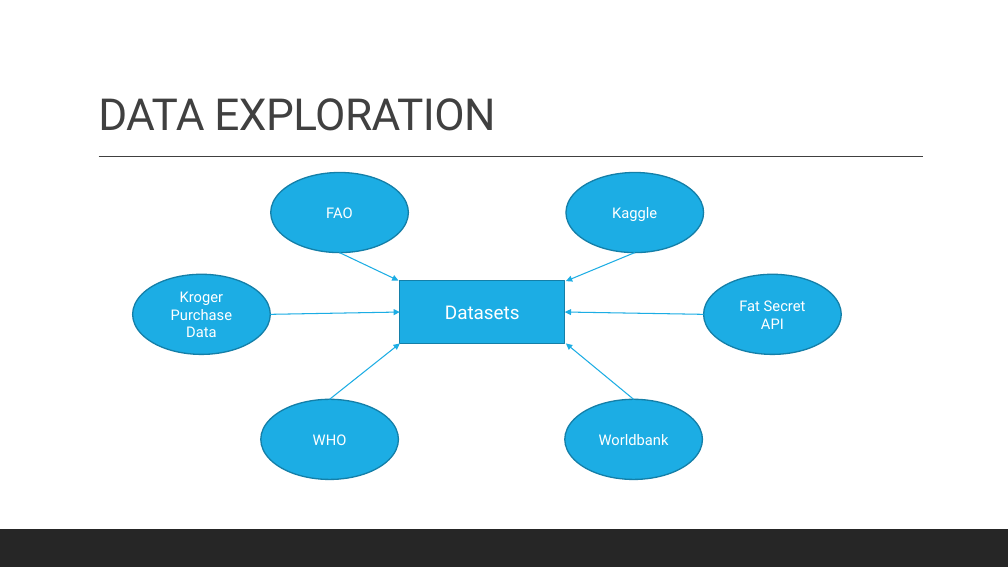
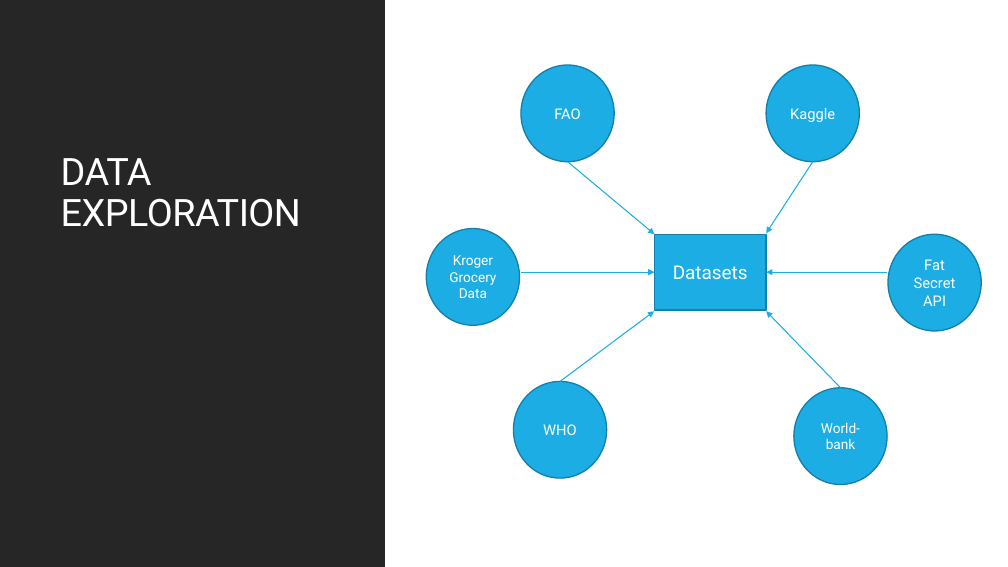
Before and after one commit to cbeachey/project1_influencers, a slide deck: slide 7 of Effects of Sugar Consumption.pptx (slide 6 before the commit). Drawn at 1008x567 pixels with LibreOffice and Linux fonts; fonts in the diff are those of the drawing. Boxes give left, top, right and bottom in pixels: in the first picture for what was removed or moved away, otherwise in the second. Text is boxed around its words. In the diff, an @@ line names an element or a change of style, - is before the commit and + after.

```diff
--- a/Effects of Sugar Consumption.pptx
+++ b/Effects of Sugar Consumption.pptx
@@ rectangle added at <box>0,0,385,567</box>, fill #262626 @@
@@ title "DATA EXPLORATION": place and size @@
-title "DATA EXPLORATION" at <box>98,98,495,131</box>
+title "DATA EXPLORATION" at <box>61,158,301,227</box>
@@ title "DATA EXPLORATION" at <box>61,158,301,227</box>: size 42 to 36 pt, text colour #404040 to #FFFFFF @@
@@ ellipse "FAO": place and size @@
-ellipse "FAO" at <box>271,172,408,253</box>
+ellipse "FAO" at <box>521,65,614,162</box>
@@ ellipse "Kaggle": place and size @@
-ellipse "Kaggle" at <box>566,172,704,253</box>
+ellipse "Kaggle" at <box>766,65,859,162</box>
@@ line removed from (99, 157) to (923, 157) @@
@@ arrow moved from (635, 253) - (566, 281) to (568, 162) - (655, 234) @@
@@ arrow added from (813, 162) to (766, 233), #1CADE4 1 pt @@
@@ ellipse "Kroger Grocery Data": place and size @@
-ellipse "Kroger Grocery Data" at <box>132,274,270,355</box>
+ellipse "Kroger Grocery Data" at <box>426,228,520,325</box>
@@ rectangle "Datasets": place and size @@
-rectangle "Datasets" at <box>400,281,565,343</box>
+rectangle "Datasets" at <box>655,234,767,310</box>
@@ ellipse "Fat Secret API": place and size @@
-ellipse "Fat Secret API" at <box>704,274,842,355</box>
+ellipse "Fat Secret API" at <box>889,234,982,331</box>
@@ arrow removed from (340, 253) to (399, 281) @@
@@ text in ellipse at <box>449,255,496,298</box>: text changed; size 14 to 13 pt @@
-Kroger Purchase Data
+Kroger Grocery Data
@@ arrow moved from (704, 315) - (565, 312) to (521, 272) - (655, 272) @@
@@ arrow moved from (270, 315) - (400, 312) to (887, 272) - (766, 272) @@
@@ arrow moved from (634, 399) - (566, 343) to (560, 382) - (654, 312) @@
@@ arrow moved from (330, 399) - (400, 343) to (841, 388) - (766, 312) @@
@@ ellipse "WHO": place and size @@
-ellipse "WHO" at <box>261,399,399,479</box>
+ellipse "WHO" at <box>513,382,606,479</box>
@@ ellipse added at <box>794,388,887,485</box>, fill #1CADE4, outline #1580A9 1.25 pt, 13 pt, text #FFFFFF @@
+World-bank
@@ ellipse removed at <box>565,399,702,479</box> @@
-Worldbank
@@ rectangle removed at <box>0,529,1008,567</box> @@
```
Also in this commit, not shown: 10 other slides changed, 3 slides added, 2 slides removed, 6 other files.
